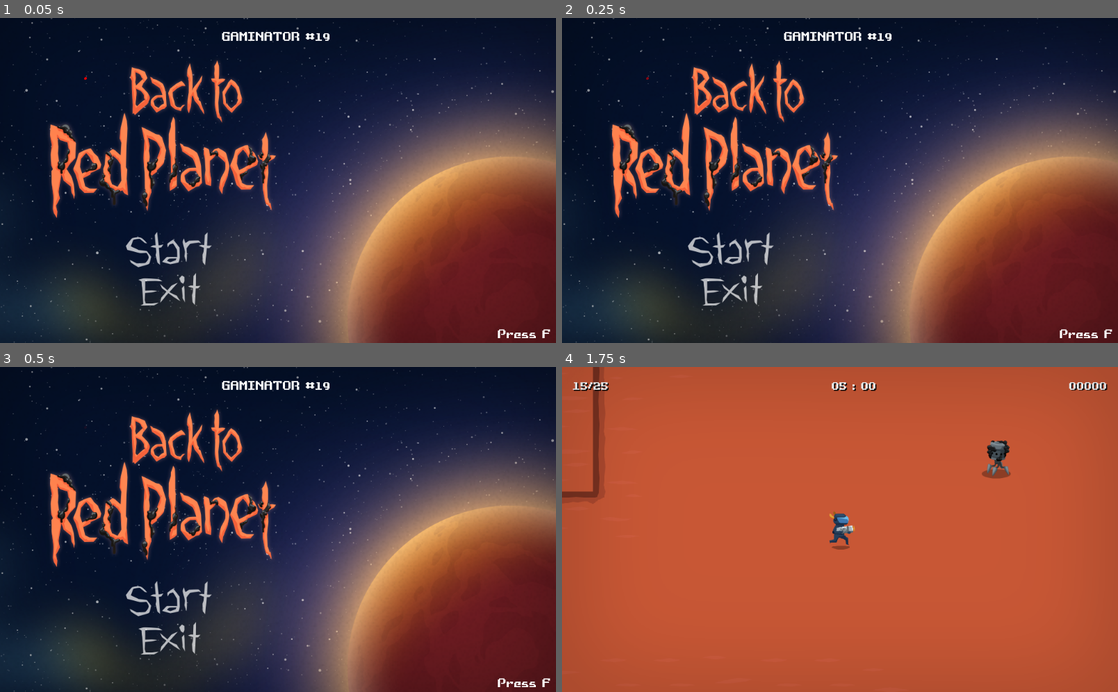
Above: before the commit, frames 1-4 (two rows, left to right).
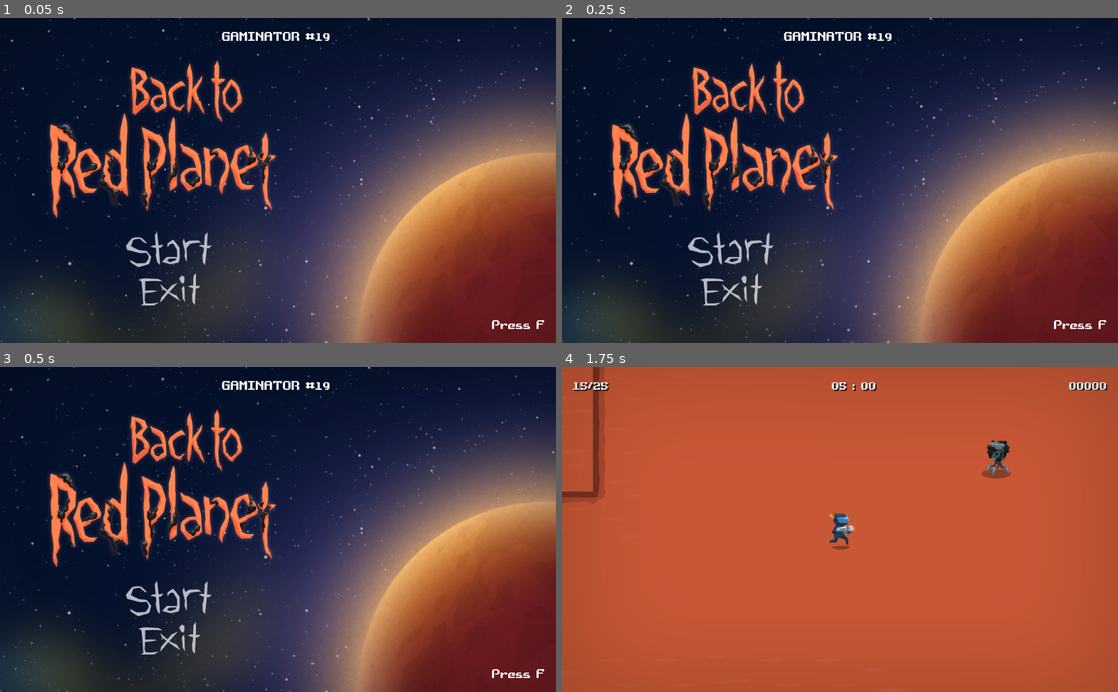
Above: after the commit, the same moments.

Repository: jimmyjonezz/Annigilation
Game: Godot game, scene res://MainMenu/MainMenu.tscn
Same seed, same stepped clock (60 frames per second), same inputs: the game is played once before the commit and once after it.
Inputs (mouse positions are in pixels of both pictures, inside the frame that each line leads up to):
- Up to frame 1 (0.05 s): no input
- Up to frame 2 (0.25 s): no input
- Up to frame 3 (0.5 s): no input
- Up to frame 4 (1.75 s): click (728, 597) at 0.5 s; move the mouse to (962, 513) at 1.27 s; hold Right (ui_right) from 1.28 s (still down)

The runs differ from the first frame. In frame 1, 13% of the frame differs, in the area x 0-100%, y 0-100%; in frame 2, 13%; in frame 3, 13%; in frame 4, nothing differs.

Commit message:
0.9.0.2

Diff:
--- a/MainMenu/MainMenu.tscn
+++ b/MainMenu/MainMenu.tscn
@@ -1,30 +1,30 @@
-[gd_scene load_steps=12 format=2]
+[gd_scene load_steps=11 format=2]
 
 [ext_resource path="res://MainMenu/MainMenu.gd" type="Script" id=1]
 [ext_resource path="res://Image/UI/main_bg.png" type="Texture" id=2]
-[ext_resource path="res://Image/Space/star.png" type="Texture" id=3]
-[ext_resource path="res://Font/32pt.tres" type="DynamicFont" id=4]
-[ext_resource path="res://Image/UI/logo.png" type="Texture" id=5]
-[ext_resource path="res://Image/UI/Start_2.png" type="Texture" id=6]
-[ext_resource path="res://Image/UI/Start_1.png" type="Texture" id=7]
-[ext_resource path="res://Image/UI/Exit_2.png" type="Texture" id=8]
-[ext_resource path="res://Image/UI/Exit_1.png" type="Texture" id=9]
-[ext_resource path="res://Other/Fade/FadeIn.tscn" type="PackedScene" id=10]
+[ext_resource path="res://Font/32pt.tres" type="DynamicFont" id=3]
+[ext_resource path="res://Image/UI/logo.png" type="Texture" id=4]
+[ext_resource path="res://Image/UI/Start_2.png" type="Texture" id=5]
+[ext_resource path="res://Image/UI/Start_1.png" type="Texture" id=6]
+[ext_resource path="res://Image/UI/Exit_2.png" type="Texture" id=7]
+[ext_resource path="res://Image/UI/Exit_1.png" type="Texture" id=8]
+[ext_resource path="res://Other/Fade/FadeIn.tscn" type="PackedScene" id=9]
 
 [sub_resource type="Animation" id=1]
 resource_name = "space"
+length = 10.0
 loop = true
 tracks/0/type = "value"
-tracks/0/path = NodePath("CanvasLayer/Background/Sprite:modulate")
-tracks/0/interp = 1
+tracks/0/path = NodePath("CanvasLayer/Background:rect_scale")
+tracks/0/interp = 2
 tracks/0/loop_wrap = true
 tracks/0/imported = false
 tracks/0/enabled = true
 tracks/0/keys = {
-"times": PoolRealArray( 0, 0.5, 0.9 ),
+"times": PoolRealArray( 0, 5, 9.7 ),
 "transitions": PoolRealArray( 1, 1, 1 ),
 "update": 0,
-"values": [ Color( 1, 1, 1, 1 ), Color( 1, 1, 1, 0.0784314 ), Color( 1, 1, 1, 1 ) ]
+"values": [ Vector2( 1, 1 ), Vector2( 1.05, 1.05 ), Vector2( 1, 1 ) ]
 }
 
 [node name="MainMenu" type="Node2D"]
@@ -35,33 +35,42 @@
 [node name="Background" type="TextureRect" parent="CanvasLayer"]
 anchor_right = 1.0
 anchor_bottom = 1.0
+margin_left = -78.0
+margin_top = -46.0
+margin_right = 78.0
+margin_bottom = 46.0
+rect_pivot_offset = Vector2( 598.063, 352.866 )
 texture = ExtResource( 2 )
 expand = true
+stretch_mode = 5
 
-[node name="Sprite" type="Sprite" parent="CanvasLayer/Background"]
-modulate = Color( 1, 1, 1, 0.0784314 )
-position = Vector2( 158.255, 112.432 )
-texture = ExtResource( 3 )
+[node name="Labels" type="Control" parent="CanvasLayer"]
+anchor_right = 1.0
+anchor_bottom = 1.0
+size_flags_horizontal = 7
+size_flags_vertical = 7
 
-[node name="Fullscreen" type="Label" parent="CanvasLayer/Background"]
+[node name="Fullscreen" type="Label" parent="CanvasLayer/Labels"]
 anchor_left = 1.0
 anchor_top = 1.0
 anchor_right = 1.0
 anchor_bottom = 1.0
-margin_left = -107.0
-margin_top = -34.0
-custom_fonts/font = ExtResource( 4 )
+margin_left = -118.346
+margin_top = -48.3456
+margin_right = -20.3456
+margin_bottom = -20.3456
+custom_fonts/font = ExtResource( 3 )
 text = "Press F"
 valign = 1
 
-[node name="Fullscreen2" type="Label" parent="CanvasLayer/Background"]
+[node name="Fullscreen2" type="Label" parent="CanvasLayer/Labels"]
 anchor_left = 0.5
 anchor_right = 0.5
 margin_left = -103.0
 margin_top = 20.0
 margin_right = 103.0
-margin_bottom = 34.0
-custom_fonts/font = ExtResource( 4 )
+margin_bottom = 28.0
+custom_fonts/font = ExtResource( 3 )
 text = "GAMINATOR #19"
 valign = 1
 
Not shown: 2 places in MainMenu/MainMenu.tscn that only renumber resources
